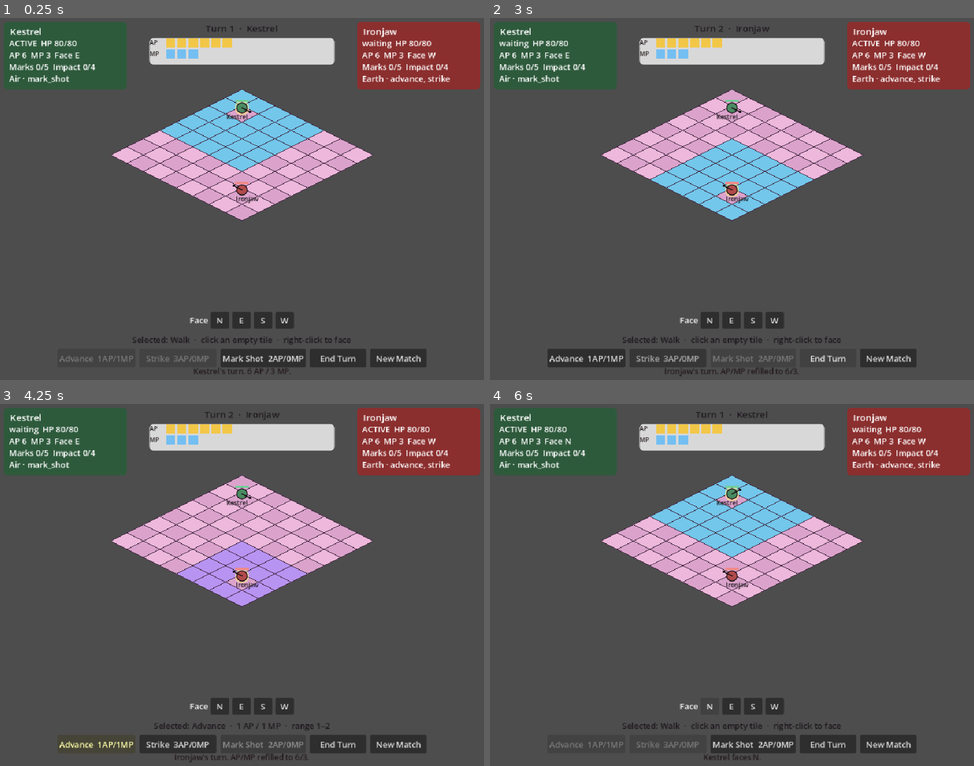
Above: before the commit, frames 1-4 (two rows, left to right).
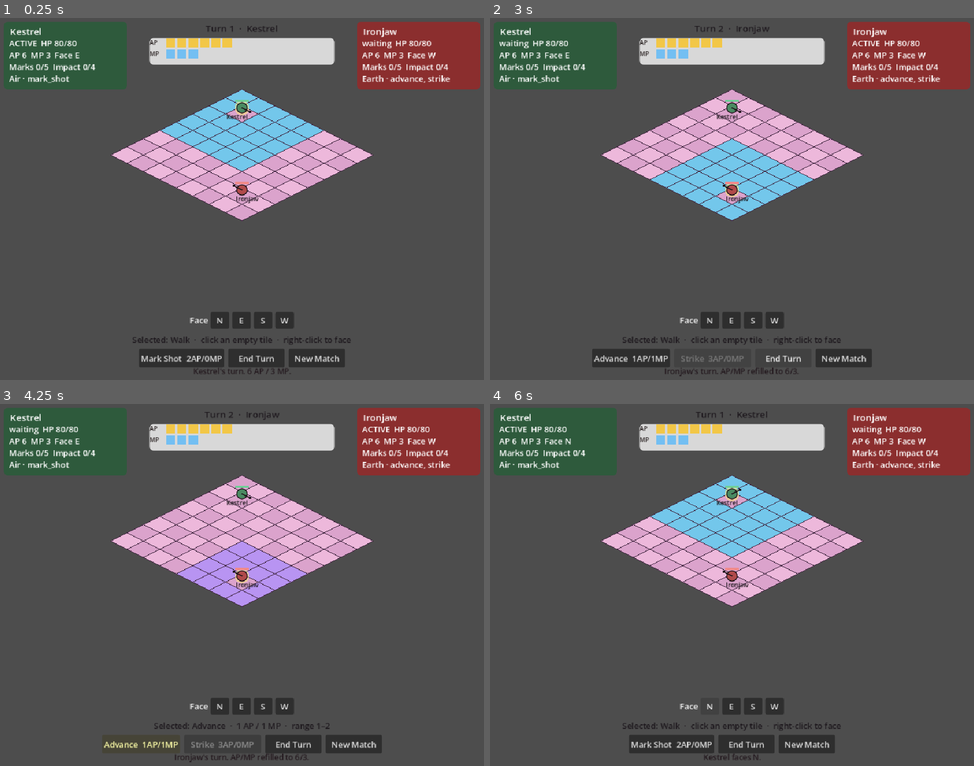
Above: after the commit, the same moments.

Repository: maurogp12/stasiumxii
Game: Godot game, scene res://main.tscn
Two runs of this game, one before a commit and one after it. Both use one fixed random seed, a clock stepped at 60 frames per second and the inputs below.
Inputs:
- Up to frame 1 (0.25 s): no input
- Up to frame 2 (3 s): click "Mark Shot 2AP/0MP" at 0.5 s; click "New Match" at 1.25 s; click "New Match" at 2 s; click "End Turn" at 2.75 s
- Up to frame 3 (4.25 s): click "Advance 1AP/1MP" at 3.5 s
- Up to frame 4 (6 s): click "Strike 3AP/0MP" (after the commit: "Advance 1AP/1MP") at 4.25 s; click "New Match" at 5 s; click "N" at 5.75 s

The runs differ from the first frame. In frame 1, 1.4% of the frame differs, in the area x 12-89%, y 91-97%; in frame 2, 1.4%, in the area x 11-89%, y 91-97%; in frame 3, 1.2%; in frame 4, 1.4%.

Commit message:
Gate Advance HUD chrome to Ironjaw via kit and legal_intents.
Kestrel's action bar shows Mark Shot only; Ironjaw gets Advance and Strike. Spell buttons are rebuilt from the active class kit, enabled from CombatSim.legal_intents, and the board will not enter Advance aim for a seat that cannot offer it.

Co-authored-by: maurogp12 <maurogp12@users.noreply.github.com>

Diff:
--- a/board_view.gd
+++ b/board_view.gd
@@ -70,6 +70,11 @@
 	var spell_id := _hud.selected_spell()
 	if spell_id == "":
 		_submit({"type": "move", "to": cell})
+		return
+	var actor := _active_unit(CombatSim.snapshot())
+	if actor.is_empty() or not CombatHUD.offered_cast_ids(actor).has(spell_id):
+		_hud.clear_spell()
+		_paint_highlights()
 		return
 	_submit({"type": "cast", "spell": spell_id, "to": cell})
 	if spell_id != SpellKits.ADVANCE:
@@ -161,6 +166,9 @@
 		return
 	var legal: Array = CombatSim.legal_intents(int(snap.get("active_seat", 0)))
 	var spell_id := _hud.selected_spell()
+	var actor := _active_unit(snap)
+	if spell_id != "" and not CombatHUD.offered_cast_ids(actor, legal).has(spell_id):
+		spell_id = ""
 	for intent in legal:
 		var kind := str(intent.get("type", ""))
 		if kind == "move" and spell_id == "" and intent.has("to"):
--- a/tests/run_combat_tests.gd
+++ b/tests/run_combat_tests.gd
@@ -37,6 +37,7 @@
 	_test_wind_mod_omitted()
 	_test_legal_intents_empty_for_other_seat()
 	_test_view_does_not_roll_or_own_hp()
+	_test_hud_chrome_kit_gated()
 
 
 func _test_reset_and_turn_order() -> void:
@@ -351,6 +352,30 @@
 	eq(view.contains("hp"), false, "board_view does not mention hp")
 
 
+func _test_hud_chrome_kit_gated() -> void:
+	_sim.reset_match({"seed": 1})
+	var kestrel_offered: Array = CombatHUD.offered_cast_ids(_unit(0), _sim.legal_intents(0))
+	eq(kestrel_offered, ["mark_shot"], "Kestrel HUD offers Mark Shot only")
+	eq(kestrel_offered.has("advance"), false, "Kestrel HUD does not offer Advance")
+	var kestrel_legal := CombatHUD.legal_cast_ids(_sim.legal_intents(0))
+	eq(kestrel_legal.has("mark_shot"), true, "Kestrel legal_intents enable Mark Shot")
+	eq(kestrel_legal.has("advance"), false, "Kestrel legal_intents do not enable Advance")
+	_sim.submit({"type": "end_turn"})
+	var ironjaw_offered: Array = CombatHUD.offered_cast_ids(_unit(1), _sim.legal_intents(1))
+	eq(ironjaw_offered, ["advance", "strike"], "Ironjaw HUD offers Advance and Strike")
+	eq(ironjaw_offered.has("mark_shot"), false, "Ironjaw HUD does not offer Mark Shot")
+	var ironjaw_legal := CombatHUD.legal_cast_ids(_sim.legal_intents(1))
+	eq(ironjaw_legal.has("advance"), true, "Ironjaw legal_intents enable Advance")
+	var fake_kestrel_advance := _unit(0).duplicate(true)
+	fake_kestrel_advance["spells"] = ["advance", "mark_shot"]
+	fake_kestrel_advance["class_id"] = "kestrel"
+	eq(CombatHUD.offered_cast_ids(fake_kestrel_advance), ["mark_shot"], "Advance chrome stays Ironjaw-only even if kit array is wrong")
+	var hud := FileAccess.get_file_as_string("res://ui/hud.gd")
+	eq(hud.contains("SpellKits.ADVANCE, SpellKits.STRIKE, SpellKits.MARK_SHOT"), false, "HUD does not hardcode both kits on one action bar")
+	eq(hud.contains("WindMod"), false, "HUD has no WindMod chrome")
+	eq(hud.contains("Detonate"), false, "HUD has no Detonate chrome")
+
+
 func _unit(seat: int) -> Dictionary:
 	for unit in _sim.snapshot()["units"]:
 		if int(unit["seat"]) == seat:
--- a/ui/hud.gd
+++ b/ui/hud.gd
@@ -12,6 +12,7 @@
 var _selected_spell: String = ""
 var _spell_buttons: Dictionary = {}
 var _face_buttons: Dictionary = {}
+var _action_bar: HBoxContainer
 var _kestrel_body: RichTextLabel
 var _ironjaw_body: RichTextLabel
 var _turn_label: Label
@@ -21,6 +22,37 @@
 var _mp_pips: HBoxContainer
 
 
+## Kit chrome for the active seat. Advance is never offered unless class_id is ironjaw.
+## legal_intents cannot add a spell the kit does not own; enablement uses legal_cast_ids().
+static func offered_cast_ids(active: Dictionary, _legal: Array = []) -> Array:
+	var offered: Array = []
+	if active.is_empty():
+		return offered
+	var class_id := str(active.get("class_id", ""))
+	for spell_id in active.get("spells", []):
+		var id := str(spell_id)
+		if id == "":
+			continue
+		if id == SpellKits.ADVANCE and class_id != SpellKits.CLASS_IRONJAW:
+			continue
+		if not SpellKits.has_spell(class_id, id):
+			continue
+		if not offered.has(id):
+			offered.append(id)
+	return offered
+
+
+static func legal_cast_ids(legal: Array) -> Dictionary:
+	var out := {}
+	for intent in legal:
+		if str(intent.get("type", "")) != "cast":
+			continue
+		var id := str(intent.get("spell", ""))
+		if id != "":
+			out[id] = true
+	return out
+
+
 func _ready() -> void:
 	layer = 10
 	_build()
@@ -54,21 +86,27 @@
 	_render_pips(_ap_pips, int(active.get("ap", 0)), int(active.get("max_ap", 6)), Color(0.95, 0.78, 0.28))
 	_render_pips(_mp_pips, int(active.get("mp", 0)), int(active.get("max_mp", 3)), Color(0.45, 0.75, 0.95))
 	_coach_label.text = str(snap.get("coach", ""))
+
+	var offered: Array = offered_cast_ids(active, legal)
+	_sync_spell_buttons(offered)
+	if _selected_spell != "" and not offered.has(_selected_spell):
+		_selected_spell = ""
 	_update_selected_label()
 
-	var legal_spells := {}
-	for intent in legal:
-		if str(intent.get("type", "")) == "cast":
-			legal_spells[str(intent.get("spell", ""))] = true
+	var legal_spells := legal_cast_ids(legal)
+	var match_over := bool(snap.get("match_over", false))
 	for spell_id in _spell_buttons.keys():
 		var button: Button = _spell_buttons[spell_id]
-		var in_kit := false
-		if not active.is_empty():
-			in_kit = spell_id in active.get("spells", [])
-		button.disabled = snap.get("match_over", false) or not in_kit
-		button.modulate = Color(1, 1, 1, 1) if legal_spells.has(spell_id) else Color(1, 1, 1, 0.72)
+		var can_submit: bool = legal_spells.has(spell_id) and not match_over
+		button.disabled = not can_submit
+		if _selected_spell == spell_id:
+			button.modulate = Color(1.15, 1.1, 0.7)
+		elif can_submit:
+			button.modulate = Color(1, 1, 1, 1)
+		else:
+			button.modulate = Color(1, 1, 1, 0.72)
 	for button in _face_buttons.values():
-		button.disabled = snap.get("match_over", false)
+		button.disabled = match_over
 
 
 func _build() -> void:
@@ -110,33 +148,24 @@
 	_selected_label.add_theme_color_override("font_color", Color(0.12, 0.1, 0.12))
 	root.add_child(_selected_label)
 
-	var action_bar := HBoxContainer.new()
-	action_bar.position = Vector2(90, 650)
-	action_bar.size = Vector2(780, 36)
-	action_bar.alignment = BoxContainer.ALIGNMENT_CENTER
-	action_bar.add_theme_constant_override("separation", 8)
-	root.add_child(action_bar)
-
-	for spell_id in [SpellKits.ADVANCE, SpellKits.STRIKE, SpellKits.MARK_SHOT]:
-		var def: Dictionary = SpellKits.spell(spell_id)
-		var button := Button.new()
-		button.text = "%s  %dAP/%dMP" % [def["name"], def["ap"], def["mp"]]
-		button.custom_minimum_size = Vector2(150, 32)
-		button.pressed.connect(_on_spell_pressed.bind(spell_id))
-		action_bar.add_child(button)
-		_spell_buttons[spell_id] = button
+	_action_bar = HBoxContainer.new()
+	_action_bar.position = Vector2(90, 650)
+	_action_bar.size = Vector2(780, 36)
+	_action_bar.alignment = BoxContainer.ALIGNMENT_CENTER
+	_action_bar.add_theme_constant_override("separation", 8)
+	root.add_child(_action_bar)
 
 	var end_btn := Button.new()
 	end_btn.text = "End Turn"
 	end_btn.custom_minimum_size = Vector2(110, 32)
 	end_btn.pressed.connect(func() -> void: end_turn_requested.emit())
-	action_bar.add_child(end_btn)
+	_action_bar.add_child(end_btn)
 
 	var new_btn := Button.new()
 	new_btn.text = "New Match"
 	new_btn.custom_minimum_size = Vector2(110, 32)
 	new_btn.pressed.connect(func() -> void: new_match_requested.emit())
-	action_bar.add_child(new_btn)
+	_action_bar.add_child(new_btn)
 
 	var face_bar := HBoxContainer.new()
 	face_bar.position = Vector2(360, 578)
@@ -260,7 +289,41 @@
 	return box
 
 
+func _sync_spell_buttons(offered: Array) -> void:
+	var offered_ids: Array = []
+	for spell_id in offered:
+		var id := str(spell_id)
+		if id != "" and not offered_ids.has(id):
+			offered_ids.append(id)
+	var stale: Array = []
+	for spell_id in _spell_buttons.keys():
+		if not offered_ids.has(spell_id):
+			stale.append(spell_id)
+	for spell_id in stale:
+		var button: Button = _spell_buttons[spell_id]
+		_spell_buttons.erase(spell_id)
+		if is_instance_valid(button):
+			_action_bar.remove_child(button)
+			button.free()
+	var insert_idx := 0
+	for spell_id in offered_ids:
+		var def: Dictionary = SpellKits.spell(spell_id)
+		if def.is_empty():
+			continue
+		if not _spell_buttons.has(spell_id):
+			var button := Button.new()
+			button.text = "%s  %dAP/%dMP" % [def["name"], def["ap"], def["mp"]]
+			button.custom_minimum_size = Vector2(150, 32)
+			button.pressed.connect(_on_spell_pressed.bind(spell_id))
+			_action_bar.add_child(button)
+			_spell_buttons[spell_id] = button
+		_action_bar.move_child(_spell_buttons[spell_id], insert_idx)
+		insert_idx += 1
+
+
 func _on_spell_pressed(spell_id: String) -> void:
+	if not _spell_buttons.has(spell_id):
+		return
 	if _selected_spell == spell_id:
 		_selected_spell = ""
 	else:
Not shown, changed: README.md
